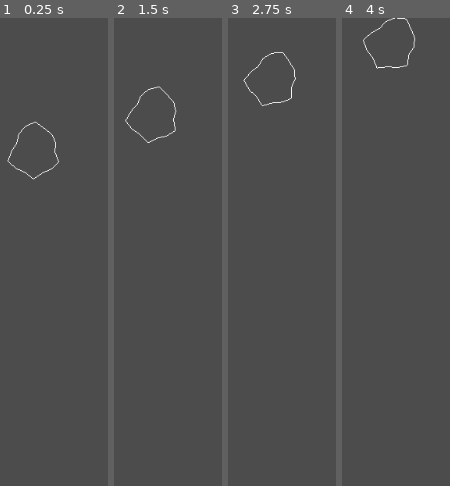
Above: before the commit, frames 1-4 (left to right).
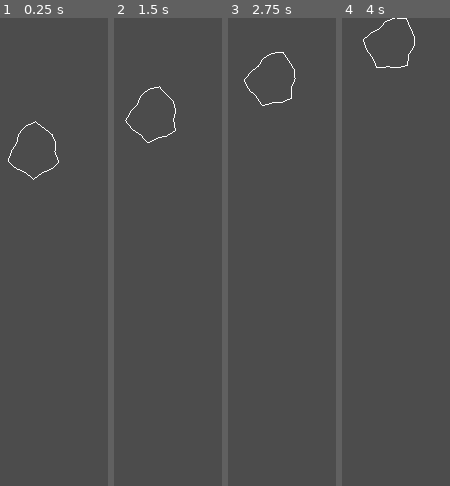
Above: after the commit, the same moments.

Repository: angryottr/Asterids
Game: Godot game, scene res://Asteroid/Asteroid.tscn
The game is run twice, just before and just after one commit, with the same random seed, the same clock (stepped at 60 frames per second) and the same inputs. The project has no main scene, so this scene is started directly.
Inputs:
- Up to frame 1 (0.25 s): no input
- Up to frame 2 (1.5 s): hold Right (ui_right) 0.53-1.28 s; hold Left (ui_left) from 1.28 s (still down)
- Up to frame 3 (2.75 s): release Left (ui_left) at 2.03 s; hold Right (ui_right) from 2.03 s (still down)
- Up to frame 4 (4 s): release Right (ui_right) at 2.78 s; hold Up (ui_up) 2.78-3.53 s; tap Enter at 3.5 s; hold Left (ui_left) from 3.53 s (still down)

The runs differ from the first frame. In frame 1, 0.4% of the frame differs, in the area x 6-55%, y 22-35%; in frame 2, 0.4%, in the area x 10-59%, y 14-27%; in frame 3, 0.3%; in frame 4, 0.4%.

Commit message:
Don't add extra points

Diff:
--- a/Asteroid/Asteroid.gd
+++ b/Asteroid/Asteroid.gd
@@ -34,13 +34,13 @@
 		points.push_back(Vector2(cos(current_angle), sin(current_angle)) * radius * radius_jitter)
 		current_angle += (PI / (num_points / 2))
 
-	points.push_back(points[0])
 
 func generate_velocities():
 	rotational_velocity = rng.randf_range(-2.0, 2.0)
 	var speed = rng.randf_range(10.0, 50.0)
 	velocity = Vector2(0, speed).rotated(rng.randf_range(0, 2 * PI))
 
+
 func add_collision():
 	var collision = CollisionPolygon2D.new()
 	collision.polygon = points
--- a/Asteroid/Drawing.gd
+++ b/Asteroid/Drawing.gd
@@ -5,9 +5,6 @@
 func _draw():
 	var parent = get_parent()
 
-	for point_index in range(parent.num_points):
+	for point_index in range(parent.num_points - 1):
 		draw_line(parent.points[point_index], parent.points[point_index + 1], COLOR)
-
-
-func _process(delta):
-	update()
+	draw_line(parent.points[parent.num_points - 1], parent.points[0], COLOR)
--- a/Ship/Drawing.gd
+++ b/Ship/Drawing.gd
@@ -8,7 +8,3 @@
 	draw_line(Vector2(0, -size), Vector2(size, size), COLOR)
 	draw_line(Vector2(-size, size), Vector2(0, size / 2), COLOR)
 	draw_line(Vector2(size, size), Vector2(0, size / 2), COLOR)
-
-
-func _process(delta):
-	update()
--- a/Ship/Ship.gd
+++ b/Ship/Ship.gd
@@ -7,6 +7,7 @@
 
 func _ready():
 	screen_size = get_viewport_rect().size
+
 
 func _process(delta):
 	if Input.is_action_pressed("ui_right"):
--- a/project.godot
+++ b/project.godot
@@ -17,6 +17,11 @@
 
 config/name="Asterids"
 
+[display]
+
+window/stretch/mode="2d"
+window/stretch/aspect="keep"
+
 [rendering]
 
 environment/default_environment="res://default_env.tres"
